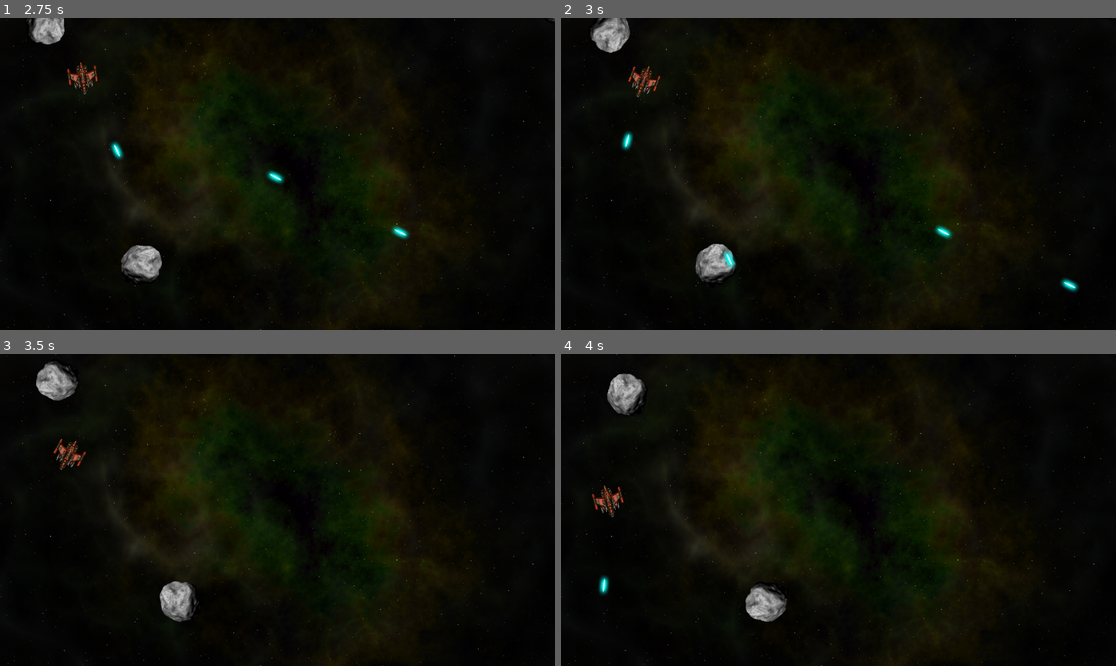
Above: before the commit, frames 1-4 (two rows, left to right).
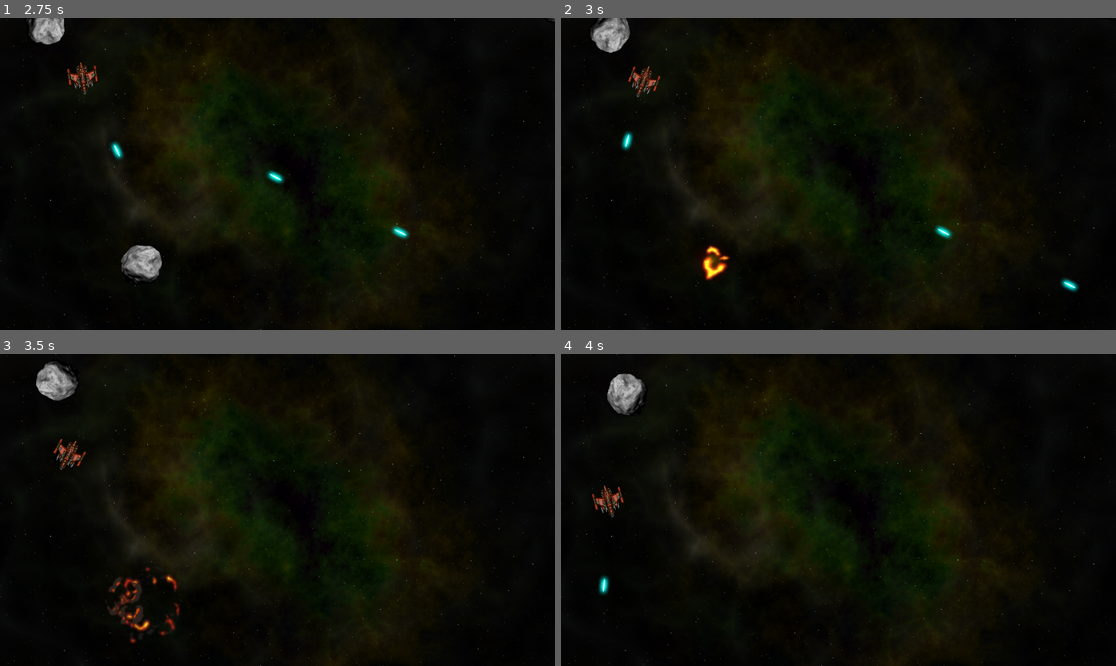
Above: after the commit, the same moments.

Repository: SeanCampbell255/Space-Rocks
Game: Godot game, scene res://scenes/main.tscn
Two runs of this game, one before a commit and one after it. Both use one fixed random seed, a clock stepped at 60 frames per second and the inputs below.
Inputs:
- Up to frame 1 (2.75 s): hold D (rotate_right) 0.53-1.28 s; hold Space (shoot) 0.53-1.28 s; hold A (rotate_left) 1.28-2.03 s; tap Space (shoot) at 1.35 s; hold D (rotate_right) from 2.03 s (still down); hold Space (shoot) from 2.03 s (still down)
- Up to frame 2 (3 s): release D (rotate_right) at 2.78 s; release Space (shoot) at 2.78 s; hold W (thrust) from 2.78 s (still down); tap Space (shoot) at 2.85 s
- Up to frame 3 (3.5 s): keep holding W (thrust)
- Up to frame 4 (4 s): release W (thrust) at 3.53 s; hold A (rotate_left) from 3.53 s (still down); hold Space (shoot) from 3.53 s (still down)

Frame 1 is identical in both runs. In frame 2, 0.7% of the frame differs, in the area x 24-32%, y 72-86%; in frame 3, 1.4%, in the area x 19-37%, y 68-93%; in frame 4, 0.7%.

Commit message:
Rocks explode
Rocks are shot, play an explosion animation and deleted

Diff:
--- /dev/null
+++ b/scenes/explosion.tscn
@@ -0,0 +1,54 @@
+[gd_scene load_steps=5 format=3 uid="uid://cv5aabd7e081y"]
+
+[ext_resource type="Texture2D" uid="uid://bbjx0l6u6ev42" path="res://assets/explosion.png" id="1_d2adm"]
+
+[sub_resource type="Animation" id="Animation_j6xmo"]
+resource_name = "explosion"
+length = 0.64
+step = 0.01
+tracks/0/type = "value"
+tracks/0/imported = false
+tracks/0/enabled = true
+tracks/0/path = NodePath(".:frame")
+tracks/0/interp = 1
+tracks/0/loop_wrap = true
+tracks/0/keys = {
+"times": PackedFloat32Array(0, 0.64),
+"transitions": PackedFloat32Array(1, 1),
+"update": 0,
+"values": [0, 63]
+}
+
+[sub_resource type="Animation" id="Animation_lmrju"]
+length = 0.001
+tracks/0/type = "value"
+tracks/0/imported = false
+tracks/0/enabled = true
+tracks/0/path = NodePath(".:frame")
+tracks/0/interp = 1
+tracks/0/loop_wrap = true
+tracks/0/keys = {
+"times": PackedFloat32Array(0),
+"transitions": PackedFloat32Array(1),
+"update": 1,
+"values": [63]
+}
+
+[sub_resource type="AnimationLibrary" id="AnimationLibrary_kewm4"]
+_data = {
+"RESET": SubResource("Animation_lmrju"),
+"explosion": SubResource("Animation_j6xmo")
+}
+
+[node name="Explosion" type="Sprite2D"]
+position = Vector2(613, 305)
+texture = ExtResource("1_d2adm")
+hframes = 8
+vframes = 8
+frame = 63
+metadata/_edit_group_ = true
+
+[node name="AnimationPlayer" type="AnimationPlayer" parent="."]
+libraries = {
+"": SubResource("AnimationLibrary_kewm4")
+}
--- a/scenes/rock.tscn
+++ b/scenes/rock.tscn
@@ -1,20 +1,24 @@
-[gd_scene load_steps=4 format=3 uid="uid://dq5sco36p7gxi"]
+[gd_scene load_steps=5 format=3 uid="uid://dq5sco36p7gxi"]
 
 [ext_resource type="Texture2D" uid="uid://dxocg4v7lujn5" path="res://assets/rock.png" id="1_2138x"]
 [ext_resource type="Script" path="res://scripts/rock.gd" id="1_kslw0"]
+[ext_resource type="PackedScene" uid="uid://cv5aabd7e081y" path="res://scenes/explosion.tscn" id="3_cgw7r"]
 
 [sub_resource type="PhysicsMaterial" id="PhysicsMaterial_8ntj4"]
 bounce = 1.0
 
-[node name="Rock" type="RigidBody2D"]
+[node name="Rock" type="RigidBody2D" groups=["rocks"]]
 position = Vector2(542, 301)
 physics_material_override = SubResource("PhysicsMaterial_8ntj4")
 linear_damp_mode = 1
 angular_damp_mode = 1
 script = ExtResource("1_kslw0")
-metadata/_edit_group_ = true
 
 [node name="Sprite2D" type="Sprite2D" parent="."]
 texture = ExtResource("1_2138x")
 
 [node name="CollisionShape2D" type="CollisionShape2D" parent="."]
+
+[node name="Explosion" parent="." instance=ExtResource("3_cgw7r")]
+visible = false
+position = Vector2(1, -5)
--- a/scripts/rock.gd
+++ b/scripts/rock.gd
@@ -1,4 +1,6 @@
 extends RigidBody2D
+
+signal exploded
 
 var screensize = Vector2.ZERO
 var size
@@ -11,15 +13,33 @@
 	xform.origin.y = wrapf(xform.origin.y, 0 - radius, screensize.y + radius)
 	physics_state.transform = xform
 
+func explode():
+	$CollisionShape2D.set_deferred("disabled", true)
+	$Sprite2D.hide()
+	$Explosion/AnimationPlayer.play("explosion")
+	$Explosion.show()
+
+	exploded.emit(size, radius, position, linear_velocity)
+	linear_velocity = Vector2.ZERO
+	angular_velocity = 0
+
+	await $Explosion/AnimationPlayer.animation_finished
+	queue_free()
+
 ## Sets collision based on size; uses given velocity and random angle
 func start (_position, _velocity, _size):
 	position = _position
 	size = _size
 	mass = 1.5 * size
+
 	$Sprite2D.scale = Vector2.ONE * scale_factor * size
 	radius = int($Sprite2D.texture.get_size().x / 2 * $Sprite2D.scale.x)
+
 	var shape = CircleShape2D.new()
 	shape.radius = radius
 	$CollisionShape2D.shape = shape
+
 	linear_velocity = _velocity
 	angular_velocity = randf_range(-PI, PI)
+
+	$Explosion.scale = Vector2.ONE * 0.75 * size
